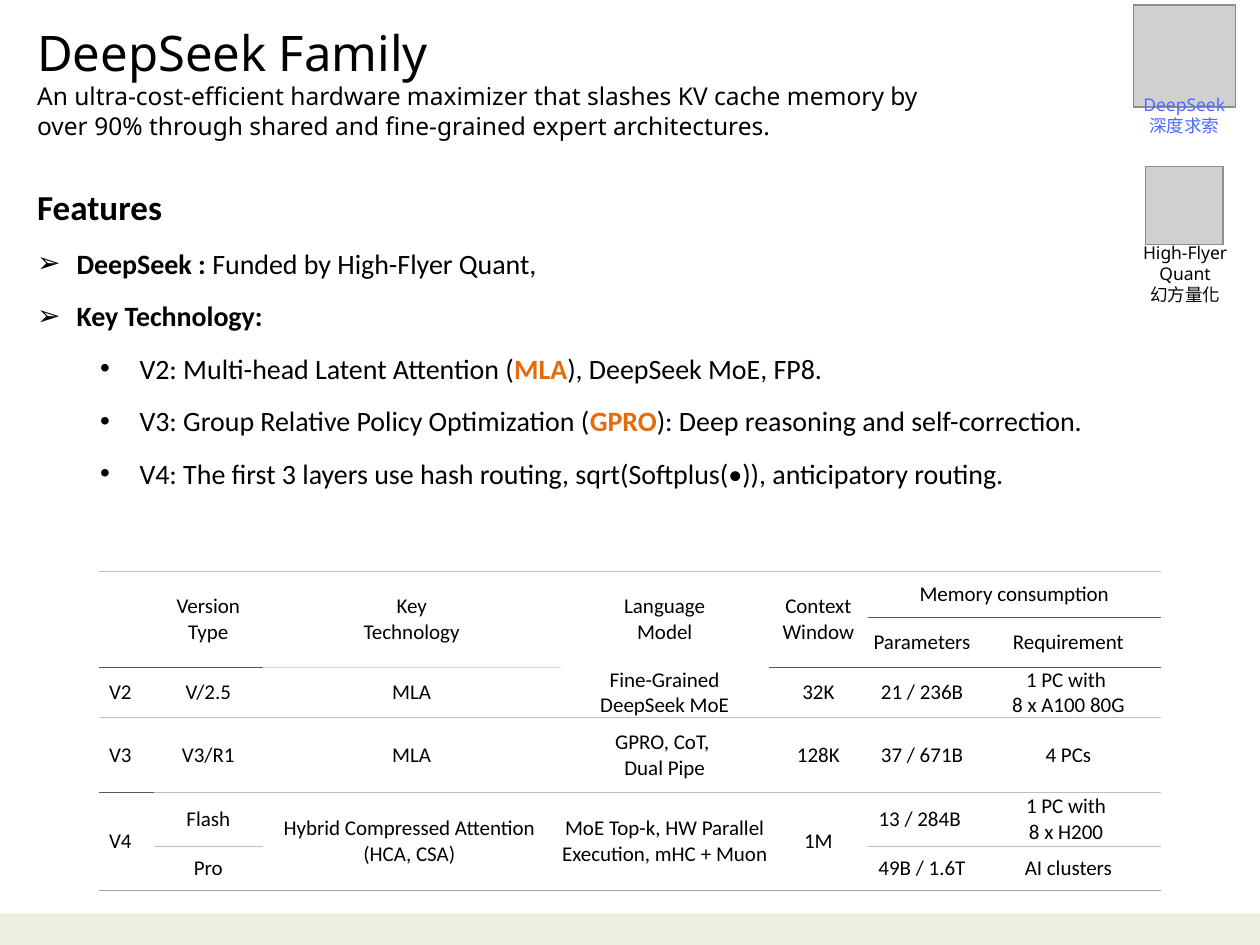
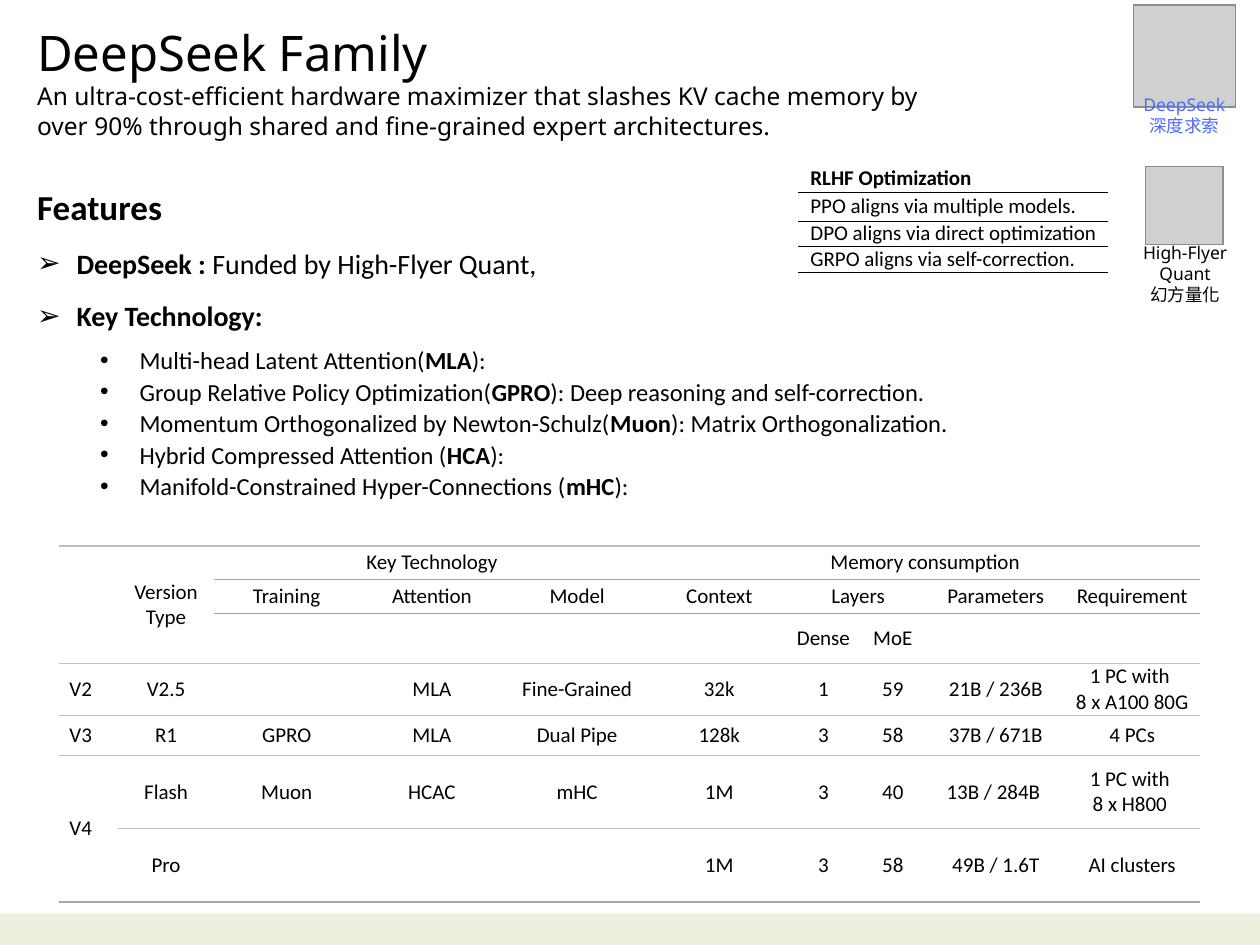
Before and after one commit to navibator/crazy-ai, a slide deck: slide 35 of ai.pptx. Drawn at 1260x945 pixels with LibreOffice and Linux fonts; fonts in the diff are those of the drawing; grey boxes stand for pictures. Boxes give left, top, right and bottom in pixels: in the first picture for what was removed or moved away, otherwise in the second. Text is boxed around its words. In the diff, an @@ line names an element or a change of style, - is before the commit and + after.

Commit message:
deepseek GRPO

```diff
--- a/ai.pptx
+++ b/ai.pptx
@@ table added at box(798, 164, 1108, 277), 4 rows, 1 columns @@
+RLHF Optimization
+PPO aligns via multiple models.
+DPO aligns via direct optimization
+GRPO aligns via self-correction.
@@ text at box(140, 351, 947, 499): text changed; size 16 to 14 pt @@
-  • V2: Multi-head Latent Attention (MLA), DeepSeek MoE, FP8.
-  • V3: Group Relative Policy Optimization (GPRO): Deep reasoning and self-correction.
-  • V4: The first 3 layers use hash routing, sqrt(Softplus(•)), anticipatory routing.
+  • Multi-head Latent Attention(MLA):
+  • Group Relative Policy Optimization(GPRO): Deep reasoning and self-correction.
+  • Momentum Orthogonalized by Newton-Schulz(Muon): Matrix Orthogonalization.
+  • Hybrid Compressed Attention (HCA):
+  • Manifold-Constrained Hyper-Connections (mHC):
@@ table at box(59, 546, 1198, 888) @@
- | Version / Type | Key / Technology | Language / Model | Context / Window | Memory consumption | 
- |  |  |  |  | Parameters | Requirement
-V2 | V/2.5 | MLA | Fine-Grained / DeepSeek MoE | 32K | 21 / 236B | 1 PC with / 8 x A100 80G
-V3 | V3/R1 | MLA | GPRO, CoT, / Dual Pipe | 128K | 37 / 671B | 4 PCs
-V4 | Flash | Hybrid Compressed Attention / (HCA, CSA) | MoE Top-k, HW Parallel Execution, mHC + Muon | 1M | 13 / 284B | 1 PC with / 8 x H200
- | Pro |  |  |  | 49B / 1.6T | AI clusters
+ | Version / Type | Key Technology |  |  | Memory consumption |  |  |  | 
+ |  | Training | Attention | Model | Context | Layers |  | Parameters | Requirement
+ |  |  |  |  |  | Dense | MoE |  | 
+V2 | V2.5 |  | MLA | Fine-Grained | 32k | 1 | 59 | 21B / 236B | 1 PC with / 8 x A100 80G
+V3 | R1 | GPRO | MLA | Dual Pipe | 128k | 3 | 58 | 37B / 671B | 4 PCs
+V4 | Flash | Muon | HCAC | mHC | 1M | 3 | 40 | 13B / 284B | 1 PC with / 8 x H800
+ | Pro |  |  |  | 1M | 3 | 58 | 49B / 1.6T | AI clusters
@@ table: place and size @@
-table at box(100, 572, 1160, 879)
+table at box(59, 546, 1198, 888)
```
Also in this commit, not shown: 2 other slides changed.
